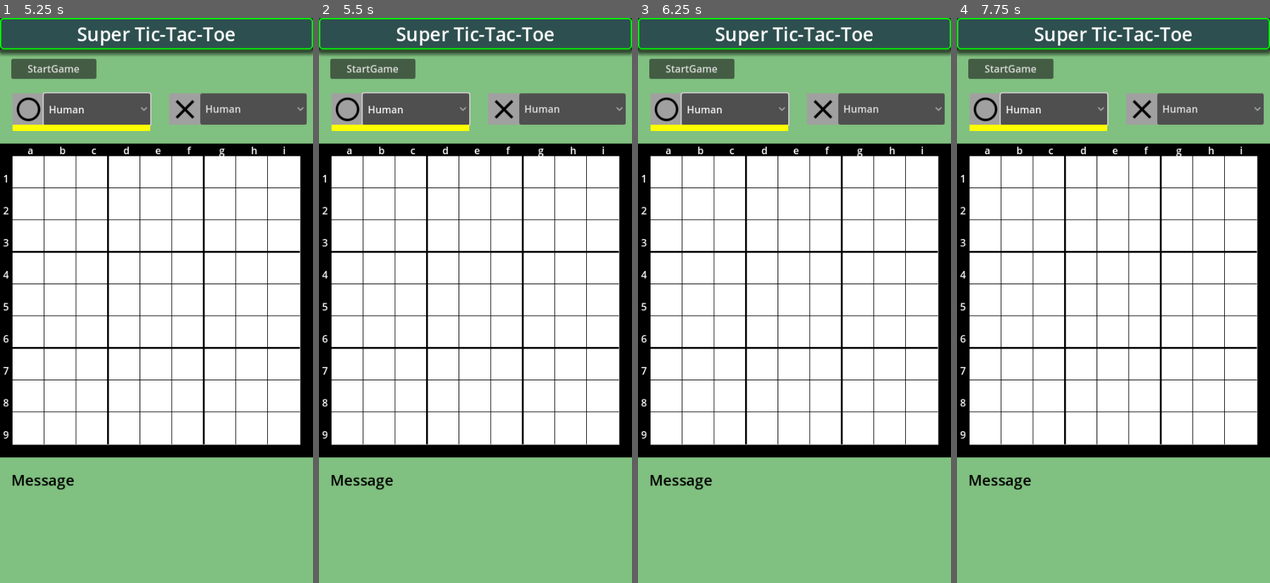
Above: before the commit, frames 1-4 (left to right).
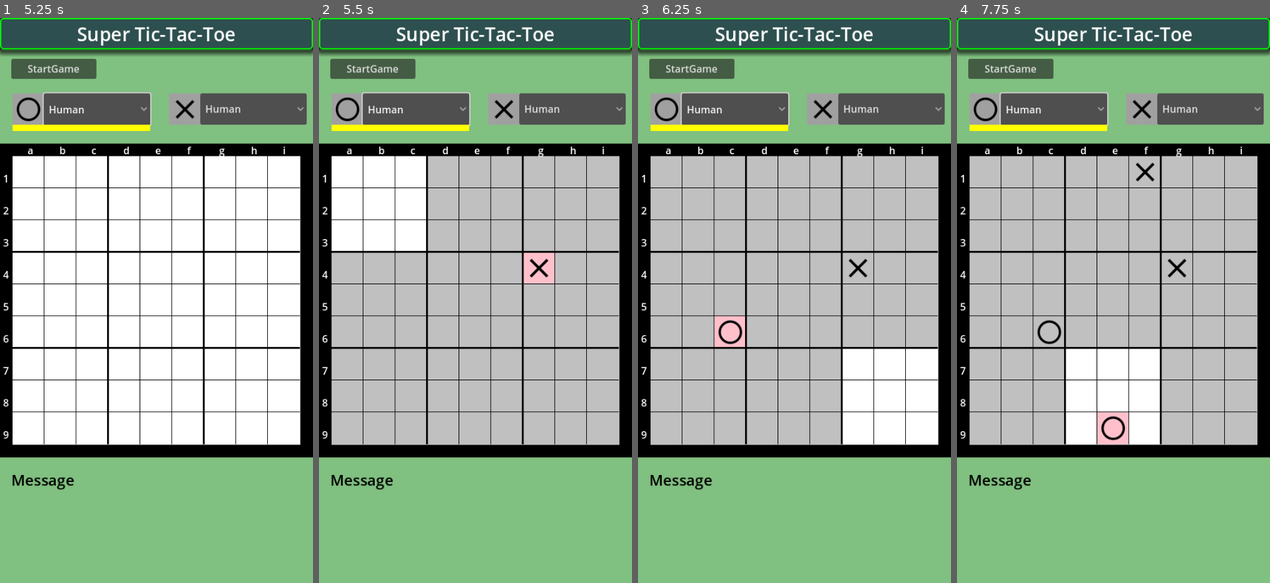
Above: after the commit, the same moments.

Repository: vivisuke/SuperTicTacToe4
Game: Godot game, scene res://main_scene.tscn
The game is run twice, just before and just after one commit, with the same random seed, the same clock (stepped at 60 frames per second) and the same inputs.
Inputs (mouse positions are in pixels of both pictures, inside the frame that each line leads up to):
- Up to frame 1 (5.25 s): click "StartGame" at 0.5 s; click "StartGame" at 1.25 s; click "Human" at 2 s; click "Human" at 2.75 s; click "StartGame" at 3.5 s; click "Human" at 4.25 s; tap Enter at 5 s; move the mouse to (225, 272) at 5.02 s; click (225, 272) at 5.17 s
- Up to frame 2 (5.5 s): no input
- Up to frame 3 (6.25 s): tap Space at 5.75 s; move the mouse to (731, 328) at 5.77 s; click (731, 328) at 5.92 s
- Up to frame 4 (7.75 s): tap Enter at 6.5 s; move the mouse to (1144, 176) at 6.52 s; click (1144, 176) at 6.67 s; tap Space at 7.25 s; move the mouse to (1097, 413) at 7.27 s; click (1097, 413) at 7.42 s

Frame 1 is identical in both runs. In frame 2, 40% of the frame differs, in the area x 4-96%, y 24-76%; in frame 3, 40%; in frame 4, 40%.

Commit message:
0030 ◎ C 03/07 03/07 0.001│ToDo│Human vs Human 対戦可能に

Diff:
--- a/SuperTicTacToe/scripts/MainScene.gd
+++ b/SuperTicTacToe/scripts/MainScene.gd
@@ -319,7 +319,15 @@
 const LINED2 = 8;				#	2目並んだ
 const LINED1 = 1;				#	1目のみ
 
+var BOARD_ORG_X
+var BOARD_ORG_Y
+var BOARD_ORG
+
 var rng = RandomNumberGenerator.new()
+var AI_thinking = false
+var waiting = 0;				# ウェイト中カウンタ
+var game_started = false				# ゲーム中
+var pressedPos = Vector2(0, 0)
 var g_bd			# 盤面オブジェクト
 var g_board3x3 = []			# 3x3 盤面 for 作業用
 var g_eval_table = []		# 盤面インデックス→評価値 テーブル
@@ -327,6 +335,9 @@
 func _ready():
 	#rng.randomize()		# Setups a time-based seed
 	rng.seed = 0		# 固定乱数系列
+	BOARD_ORG_X = $Board/TileMapLocal.global_position.x
+	BOARD_ORG_Y = $Board/TileMapLocal.global_position.y
+	BOARD_ORG = Vector2(BOARD_ORG_X, BOARD_ORG_Y)
 	build_3x3_eval_table()			# 3x3盤面→評価値テーブル構築
 	g_bd = Board.new()
 	g_bd.m_rng = rng
@@ -347,7 +358,7 @@
 		bd.print()
 		#print("OK")
 	"""
-	update_board_tilemaps(g_bd)		# bd の状態から TileMap たちを設定
+	update_board_tilemaps()		# g_bd の状態から TileMap たちを設定
 	pass
 func col2tsid(col):
 	match col:
@@ -359,17 +370,17 @@
 		TS_EMPTY:	return EMPTY
 		TS_MARU:	return WHITE
 		TS_BATSU:	return BLACK
-func update_board_tilemaps(bd : Board):		# bd の状態から TileMap たちを設定
+func update_board_tilemaps():		# g_bd の状態から TileMap たちを設定
 	for y in range(N_VERT):
 		for x in range(N_HORZ):
-			$Board/TileMapLocal.set_cell(0, Vector2i(x, y), col2tsid(bd.get_color(x, y)), Vector2i(0, 0))
-			$Board/TileMapCursor.set_cell(0, Vector2i(x, y), (0 if bd.last_put_pos() == [x, y] else -1), Vector2i(0, 0))
+			$Board/TileMapLocal.set_cell(0, Vector2i(x, y), col2tsid(g_bd.get_color(x, y)), Vector2i(0, 0))
+			$Board/TileMapCursor.set_cell(0, Vector2i(x, y), (0 if g_bd.last_put_pos() == [x, y] else -1), Vector2i(0, 0))
 	var ix = 0
 	for y in range(N_VERT/3):
 		for x in range(N_HORZ/3):
-			var c = -1 if bd.next_board() >= 0 && ix != bd.next_board() else NEXT_LOCAL_BOARD
+			var c = -1 if g_bd.next_board() >= 0 && ix != g_bd.next_board() else NEXT_LOCAL_BOARD
 			$Board/TileMapBG.set_cell(0, Vector2i(x, y), c, Vector2i(0, 0))
-			$Board/TileMapGlobal.set_cell(0, Vector2i(x, y), col2tsid(bd.get_gcolor(x, y)), Vector2i(0, 0))
+			$Board/TileMapGlobal.set_cell(0, Vector2i(x, y), col2tsid(g_bd.get_gcolor(x, y)), Vector2i(0, 0))
 			ix += 1
 	pass
 func eval3(c1, c2, c3):		# 石の値は 0 for 空欄、±1 for 白・黒 と仮定
@@ -414,3 +425,30 @@
 # Called every frame. 'delta' is the elapsed time since the previous frame.
 func _process(delta):
 	pass
+
+func _input(event):
+	##if !game_started: return
+	if event is InputEventMouseButton:
+		#print(event.position)
+		#print($Board/TileMapLocal.local_to_map(event.position - BOARD_ORG))
+		var pos = $Board/TileMapLocal.local_to_map(event.position - BOARD_ORG)
+		#print("mouse button")
+		if event.is_pressed():
+			#print("pressed")
+			pressedPos = pos
+		elif pos == pressedPos:
+			#print("released")
+			#if n_put == 0:
+			#	game_started = true
+			#	return
+			if pos.x < 0 || pos.x >= N_HORZ || pos.y < 0 || pos.y > N_VERT: return
+			if !g_bd.is_empty(pos.x, pos.y): return
+			var gx = int(pos.x) / 3
+			var gy = int(pos.y) / 3
+			##if !can_put_local(gx, gy): return
+			##if put_and_post_proc(pos.x, pos.y): return
+			g_bd.put(pos.x, pos.y, g_bd.next_color())
+			g_bd.print()
+			update_board_tilemaps()
+			waiting = WAIT
+	pass
Not shown, changed: SuperTicTacToe4.spr
